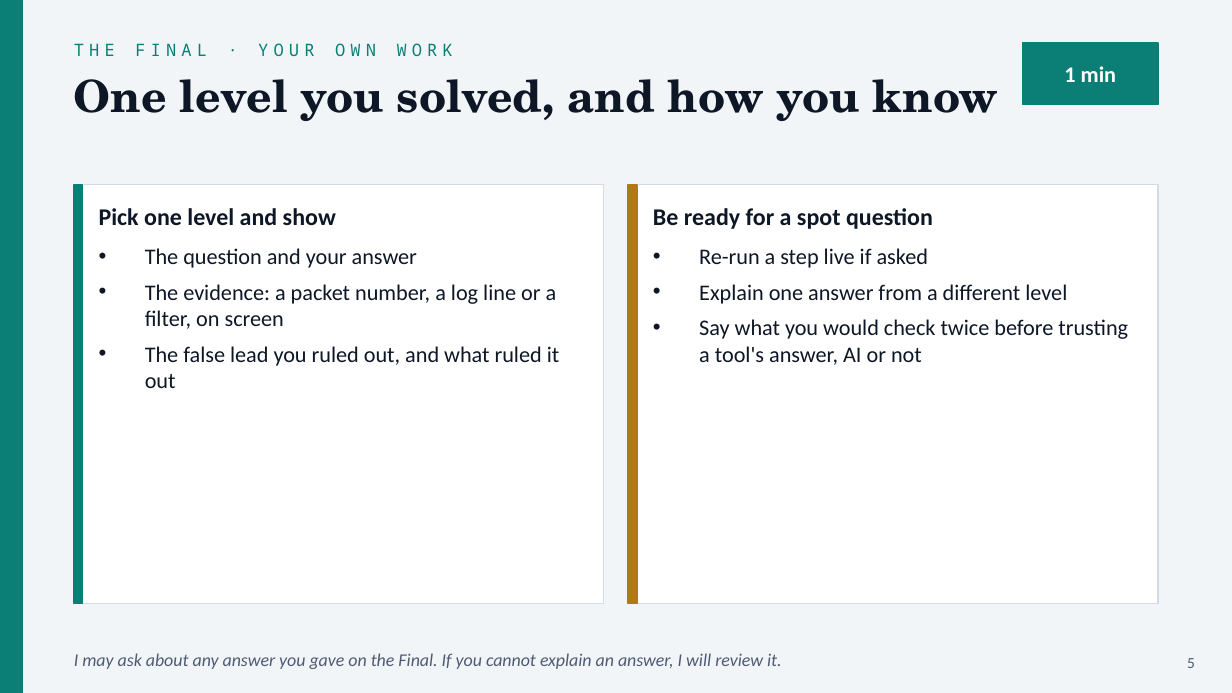
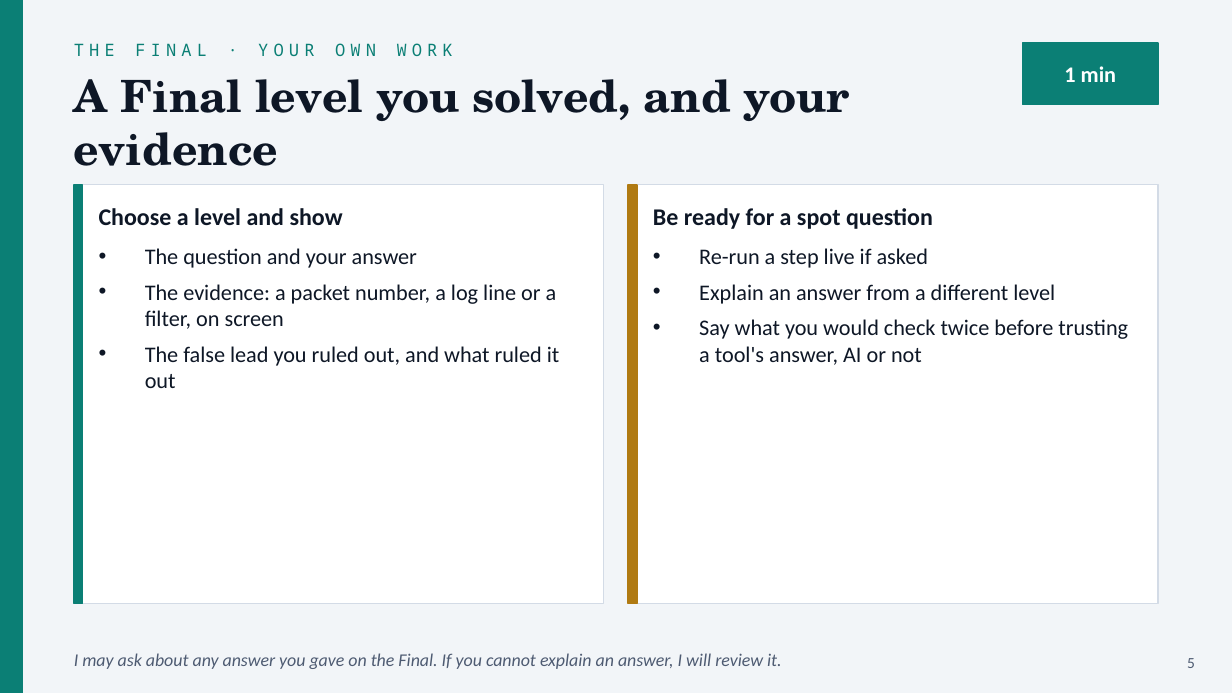
Before and after one commit to cyberdefendersprogram/classapp, a slide deck: slide 5 of content/cis53/templates/CIS53-Final-Presentation-Template.pptx. Drawn at 1232x693 pixels with LibreOffice and Linux fonts; fonts in the diff are those of the drawing. Boxes give left, top, right and bottom in pixels: in the first picture for what was removed or moved away, otherwise in the second. Text is boxed around its words. In the diff, an @@ line names an element or a change of style, - is before the commit and + after.

```diff
--- a/content/cis53/templates/CIS53-Final-Presentation-Template.pptx
+++ b/content/cis53/templates/CIS53-Final-Presentation-Template.pptx
@@ text at box(74, 79, 850, 166): text changed @@
-One level you solved, and how you know
+A Final level you solved, and your evidence
@@ text at box(99, 208, 343, 225): text changed @@
-Pick one level and show
+Choose a level and show
@@ text at box(699, 284, 1055, 304): text changed @@
-• Explain one answer from a different level
+• Explain an answer from a different level
```
Also in this commit, not shown: 5 other slides changed, 1 other file.
